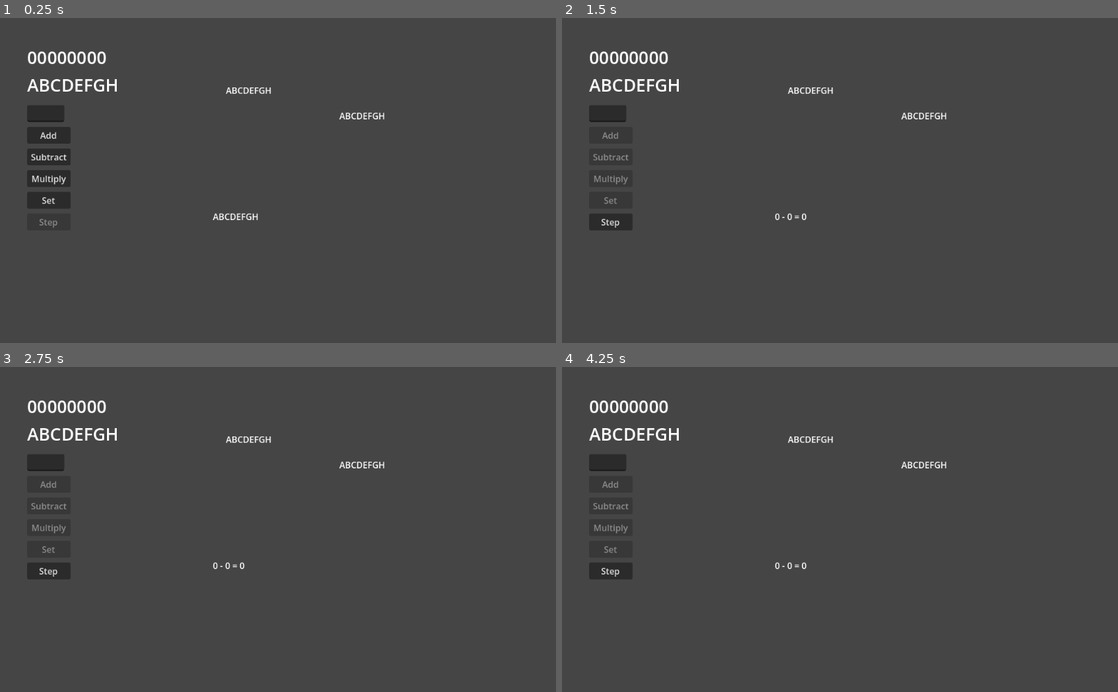
Above: before the commit, frames 1-4 (two rows, left to right).
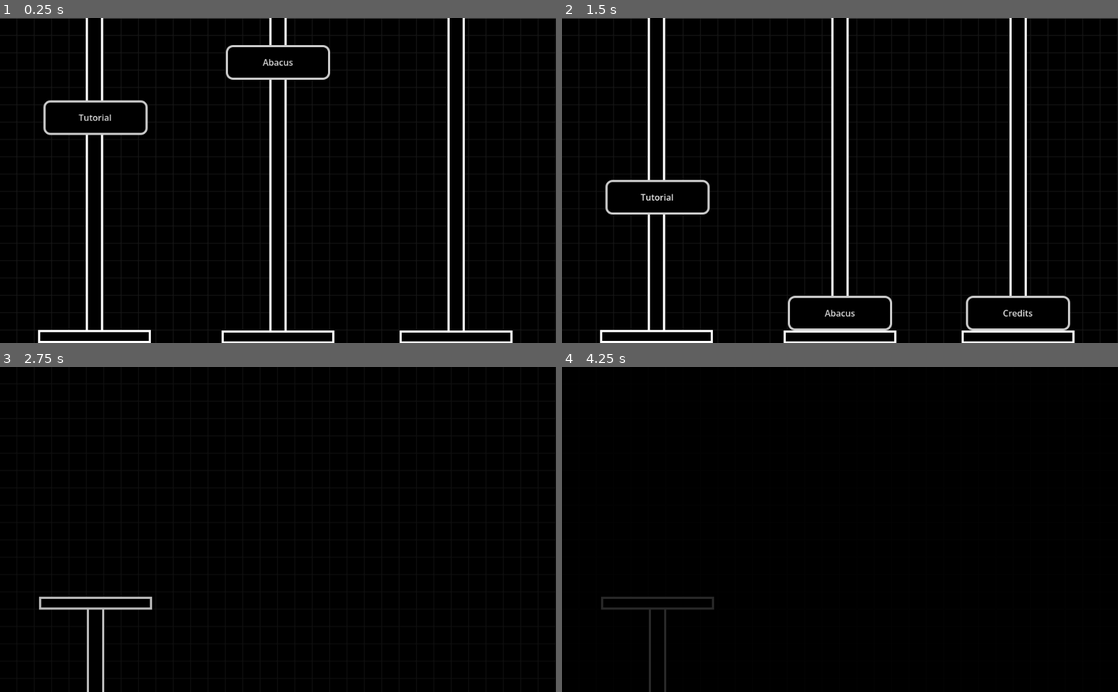
Above: after the commit, the same moments.

Repository: OL866/auto-abacus
Game: Godot game, scene res://Scenes/titleScreen.tscn
Two runs of this game, one before a commit and one after it. Both use one fixed random seed, a clock stepped at 60 frames per second and the inputs below. Before the commit the project starts from res://UI.tscn.
Inputs (mouse positions are in pixels of both pictures, inside the frame that each line leads up to):
- Up to frame 1 (0.25 s): no input
- Up to frame 2 (1.5 s): click (612, 135) at 0.5 s, where only the run before the commit has a clickable "Add"; click (656, 313) at 1.25 s, where only the run after the commit has a clickable "Tutorial"
- Up to frame 3 (2.75 s): click (278, 662) at 2 s, where only the run after the commit has a clickable "Abacus"
- Up to frame 4 (4.25 s): click (612, 571) at 2.75 s, where only the run before the commit has a clickable "Step"; click "Add" (after the commit: "Main Menu") at 3.5 s

The runs differ from the first frame. In frame 1, 99% of the frame differs, in the area x 0-100%, y 0-100%; in frame 2, 99%; in frame 3, 100%; in frame 4, 100%.
Error before the commit: Invalid access of index '-1' on a base object of type: 'Array'. (res://controller.gd:129)

Commit message:
screen transitions and menu mockup

Diff:
--- /dev/null
+++ b/Scenes/fade.tscn
@@ -0,0 +1,13 @@
+[gd_scene format=3 uid="uid://ckv6rq8vxx56n"]
+
+[ext_resource type="Script" uid="uid://p0filuegiquj" path="res://Scenes/fader.gd" id="1_rdiqc"]
+
+[node name="CanvasLayer" type="CanvasLayer" unique_id=1528824093]
+script = ExtResource("1_rdiqc")
+
+[node name="ColorRect" type="ColorRect" parent="." unique_id=417734553]
+modulate = Color(1, 1, 1, 0)
+offset_right = 1024.0
+offset_bottom = 600.0
+mouse_filter = 2
+color = Color(0, 0, 0, 1)
--- /dev/null
+++ b/Scenes/fader.gd
@@ -0,0 +1,15 @@
+extends CanvasLayer
+
+@onready var rect = $ColorRect
+
+func fade_out(duration := 0.5):
+	rect.visible = true
+	var tween = create_tween()
+	tween.tween_property(rect, "modulate:a", 1.0, duration)
+	await tween.finished
+
+func fade_in(duration := 0.5):
+	var tween = create_tween()
+	tween.tween_property(rect, "modulate:a", 0.0, duration)
+	await tween.finished
+	rect.visible = false
--- /dev/null
+++ b/Scenes/titleScreen.tscn
@@ -0,0 +1,247 @@
+[gd_scene format=3 uid="uid://d1rlvmd1v84gg"]
+
+[ext_resource type="Shader" uid="uid://r4r1he2nel45" path="res://grid.gdshader" id="1_sf2e2"]
+[ext_resource type="Script" uid="uid://b5scjssul4bd6" path="res://bead.gd" id="2_tic01"]
+
+[sub_resource type="ShaderMaterial" id="ShaderMaterial_tic01"]
+shader = ExtResource("1_sf2e2")
+shader_parameter/size = Vector2(1024, 600)
+shader_parameter/line_width = 0.1
+shader_parameter/offset = Vector2(0, 0)
+shader_parameter/grid_size = 32.0
+
+[sub_resource type="StyleBoxFlat" id="StyleBoxFlat_yqvil"]
+bg_color = Color(0, 0, 0, 1)
+border_width_left = 4
+border_width_top = 4
+border_width_right = 4
+border_width_bottom = 4
+corner_radius_top_left = 12
+corner_radius_top_right = 12
+corner_radius_bottom_right = 12
+corner_radius_bottom_left = 12
+
+[sub_resource type="StyleBoxFlat" id="StyleBoxFlat_tic01"]
+bg_color = Color(1, 1, 1, 1)
+border_width_left = 4
+border_width_top = 4
+border_width_right = 4
+border_width_bottom = 4
+border_color = Color(0, 0, 0, 1)
+corner_radius_top_left = 12
+corner_radius_top_right = 12
+corner_radius_bottom_right = 12
+corner_radius_bottom_left = 12
+
+[sub_resource type="StyleBoxFlat" id="StyleBoxFlat_3b4xv"]
+bg_color = Color(0, 0, 0, 1)
+border_width_left = 8
+border_width_top = 8
+border_width_right = 8
+border_width_bottom = 8
+corner_radius_top_left = 12
+corner_radius_top_right = 12
+corner_radius_bottom_right = 12
+corner_radius_bottom_left = 12
+
+[sub_resource type="StyleBoxEmpty" id="StyleBoxEmpty_tic01"]
+
+[node name="titleScreen" type="Control" unique_id=948254651]
+layout_mode = 3
+anchors_preset = 0
+offset_left = 824.0
+offset_top = -80.0
+offset_right = 864.0
+offset_bottom = -40.0
+
+[node name="Grid2" type="ColorRect" parent="." unique_id=1040838691]
+layout_mode = 0
+offset_left = -824.0
+offset_top = 81.0
+offset_right = 200.0
+offset_bottom = 681.0
+color = Color(0, 0, 0, 1)
+
+[node name="Grid" type="ColorRect" parent="." unique_id=1986592300]
+material = SubResource("ShaderMaterial_tic01")
+layout_mode = 0
+offset_left = -824.0
+offset_top = 81.0
+offset_right = 200.0
+offset_bottom = 681.0
+color = Color(0.083911724, 0.08391165, 0.083911695, 1)
+
+[node name="Tutorial" type="Control" parent="." unique_id=1681050550]
+anchors_preset = 0
+offset_left = -666.0
+offset_right = -626.0
+offset_bottom = 40.0
+
+[node name="Control" type="Control" parent="Tutorial" unique_id=2023427927]
+anchors_preset = 0
+
+[node name="Pole" type="ColorRect" parent="Tutorial/Control" unique_id=934133285]
+layout_mode = 0
+offset_right = 32.0
+offset_bottom = 680.0
+
+[node name="Pole2" type="ColorRect" parent="Tutorial/Control" unique_id=1046441798]
+layout_mode = 0
+offset_left = 4.0
+offset_right = 28.0
+offset_bottom = 680.0
+color = Color(0, 0, 0, 1)
+
+[node name="Button" type="Button" parent="Tutorial" unique_id=508424730]
+layout_mode = 0
+offset_left = -78.0
+offset_top = -48.0
+offset_right = 114.0
+offset_bottom = 16.0
+theme_override_styles/normal = SubResource("StyleBoxFlat_yqvil")
+theme_override_styles/pressed = SubResource("StyleBoxFlat_tic01")
+theme_override_styles/hover = SubResource("StyleBoxFlat_3b4xv")
+theme_override_styles/disabled = SubResource("StyleBoxFlat_yqvil")
+theme_override_styles/focus = SubResource("StyleBoxEmpty_tic01")
+text = "Tutorial"
+script = ExtResource("2_tic01")
+scenePath = "res://Scenes/tutorial.tscn"
+
+[node name="Base" type="Control" parent="Tutorial" unique_id=378506264]
+anchors_preset = 0
+offset_left = -88.0
+offset_top = 656.0
+offset_right = -48.0
+offset_bottom = 696.0
+
+[node name="Base" type="ColorRect" parent="Tutorial/Base" unique_id=800601797]
+layout_mode = 0
+offset_right = 208.0
+offset_bottom = 24.0
+
+[node name="Base2" type="ColorRect" parent="Tutorial/Base" unique_id=511700152]
+layout_mode = 0
+offset_left = 4.0
+offset_top = 4.0
+offset_right = 204.0
+offset_bottom = 20.0
+color = Color(0, 0, 0, 1)
+
+[node name="Abacus" type="Control" parent="." unique_id=583388716]
+anchors_preset = 0
+offset_left = -328.0
+offset_top = 1.0
+offset_right = -288.0
+offset_bottom = 41.0
+
+[node name="Control" type="Control" parent="Abacus" unique_id=1559284996]
+anchors_preset = 0
+
+[node name="Pole" type="ColorRect" parent="Abacus/Control" unique_id=43494766]
+layout_mode = 0
+offset_right = 32.0
+offset_bottom = 680.0
+
+[node name="Pole2" type="ColorRect" parent="Abacus/Control" unique_id=1283856814]
+layout_mode = 0
+offset_left = 4.0
+offset_right = 28.0
+offset_bottom = 680.0
+color = Color(0, 0, 0, 1)
+
+[node name="Button" type="Button" parent="Abacus" unique_id=675706943]
+layout_mode = 0
+offset_left = -80.0
+offset_top = -49.0
+offset_right = 112.0
+offset_bottom = 15.0
+theme_override_styles/normal = SubResource("StyleBoxFlat_yqvil")
+theme_override_styles/pressed = SubResource("StyleBoxFlat_tic01")
+theme_override_styles/hover = SubResource("StyleBoxFlat_3b4xv")
+theme_override_styles/disabled = SubResource("StyleBoxFlat_yqvil")
+theme_override_styles/focus = SubResource("StyleBoxEmpty_tic01")
+text = "Abacus"
+script = ExtResource("2_tic01")
+delay = 0.1
+scenePath = "res://Scenes/UI.tscn"
+
+[node name="Base" type="Control" parent="Abacus" unique_id=1670246605]
+anchors_preset = 0
+offset_left = -88.0
+offset_top = 656.0
+offset_right = -48.0
+offset_bottom = 696.0
+
+[node name="Base" type="ColorRect" parent="Abacus/Base" unique_id=1121962886]
+layout_mode = 0
+offset_right = 208.0
+offset_bottom = 24.0
+
+[node name="Base2" type="ColorRect" parent="Abacus/Base" unique_id=1490607219]
+layout_mode = 0
+offset_left = 4.0
+offset_top = 4.0
+offset_right = 204.0
+offset_bottom = 20.0
+color = Color(0, 0, 0, 1)
+
+[node name="Credits" type="Control" parent="." unique_id=1701948398]
+anchors_preset = 0
+offset_top = 1.0
+offset_right = 40.0
+offset_bottom = 41.0
+
+[node name="Control" type="Control" parent="Credits" unique_id=1807879641]
+anchors_preset = 0
+
+[node name="Pole" type="ColorRect" parent="Credits/Control" unique_id=317285589]
+layout_mode = 0
+offset_right = 32.0
+offset_bottom = 680.0
+
+[node name="Pole2" type="ColorRect" parent="Credits/Control" unique_id=1305684590]
+layout_mode = 0
+offset_left = 4.0
+offset_right = 28.0
+offset_bottom = 680.0
+color = Color(0, 0, 0, 1)
+
+[node name="Button" type="Button" parent="Credits" unique_id=244280095]
+layout_mode = 0
+offset_left = -80.0
+offset_top = -49.0
+offset_right = 112.0
+offset_bottom = 15.0
+theme_override_styles/normal = SubResource("StyleBoxFlat_yqvil")
+theme_override_styles/pressed = SubResource("StyleBoxFlat_tic01")
+theme_override_styles/hover = SubResource("StyleBoxFlat_3b4xv")
+theme_override_styles/disabled = SubResource("StyleBoxFlat_yqvil")
+theme_override_styles/focus = SubResource("StyleBoxEmpty_tic01")
+text = "Credits"
+script = ExtResource("2_tic01")
+delay = 0.2
+scenePath = "res://Scenes/tutorial.tscn"
+
+[node name="Base" type="Control" parent="Credits" unique_id=346111513]
+anchors_preset = 0
+offset_left = -88.0
+offset_top = 656.0
+offset_right = -48.0
+offset_bottom = 696.0
+
+[node name="Base" type="ColorRect" parent="Credits/Base" unique_id=1158190]
+layout_mode = 0
+offset_right = 208.0
+offset_bottom = 24.0
+
+[node name="Base2" type="ColorRect" parent="Credits/Base" unique_id=1777259746]
+layout_mode = 0
+offset_left = 4.0
+offset_top = 4.0
+offset_right = 204.0
+offset_bottom = 20.0
+color = Color(0, 0, 0, 1)
+
+[connection signal="pressed" from="Tutorial/Button" to="Tutorial/Button" method="_on_pressed"]
+[connection signal="pressed" from="Abacus/Button" to="Abacus/Button" method="_on_pressed"]
+[connection signal="pressed" from="Credits/Button" to="Credits/Button" method="_on_pressed"]
--- /dev/null
+++ b/Scenes/tutorial.tscn
@@ -0,0 +1,133 @@
+[gd_scene format=3 uid="uid://cmrtxygfke1ti"]
+
+[ext_resource type="Shader" uid="uid://r4r1he2nel45" path="res://grid.gdshader" id="1_omtrn"]
+[ext_resource type="Script" uid="uid://b5scjssul4bd6" path="res://bead.gd" id="2_i6t4g"]
+
+[sub_resource type="ShaderMaterial" id="ShaderMaterial_p1f1o"]
+shader = ExtResource("1_omtrn")
+shader_parameter/size = Vector2(1024, 600)
+shader_parameter/line_width = 0.1
+shader_parameter/offset = Vector2(0, 0)
+shader_parameter/grid_size = 32.0
+
+[sub_resource type="StyleBoxFlat" id="StyleBoxFlat_omtrn"]
+bg_color = Color(0, 0, 0, 1)
+border_width_left = 4
+border_width_top = 4
+border_width_right = 4
+border_width_bottom = 4
+corner_radius_top_left = 12
+corner_radius_top_right = 12
+corner_radius_bottom_right = 12
+corner_radius_bottom_left = 12
+
+[sub_resource type="StyleBoxFlat" id="StyleBoxFlat_i6t4g"]
+bg_color = Color(1, 1, 1, 1)
+border_width_left = 4
+border_width_top = 4
+border_width_right = 4
+border_width_bottom = 4
+border_color = Color(0, 0, 0, 1)
+corner_radius_top_left = 12
+corner_radius_top_right = 12
+corner_radius_bottom_right = 12
+corner_radius_bottom_left = 12
+
+[sub_resource type="StyleBoxFlat" id="StyleBoxFlat_p8jf4"]
+bg_color = Color(0, 0, 0, 1)
+border_width_left = 8
+border_width_top = 8
+border_width_right = 8
+border_width_bottom = 8
+corner_radius_top_left = 12
+corner_radius_top_right = 12
+corner_radius_bottom_right = 12
+corner_radius_bottom_left = 12
+
+[sub_resource type="StyleBoxEmpty" id="StyleBoxEmpty_p1f1o"]
+
+[node name="Tutorial" type="Control" unique_id=1397375333]
+layout_mode = 3
+anchors_preset = 15
+anchor_right = 1.0
+anchor_bottom = 1.0
+grow_horizontal = 2
+grow_vertical = 2
+
+[node name="Grid2" type="ColorRect" parent="." unique_id=1698733554]
+layout_mode = 0
+offset_right = 1024.0
+offset_bottom = 600.0
+color = Color(0, 0, 0, 1)
+metadata/_edit_lock_ = true
+
+[node name="Grid" type="ColorRect" parent="." unique_id=2101925208]
+material = SubResource("ShaderMaterial_p1f1o")
+layout_mode = 0
+offset_right = 1024.0
+offset_bottom = 600.0
+color = Color(0.083911724, 0.08391165, 0.083911695, 1)
+metadata/_edit_lock_ = true
+
+[node name="back" type="Control" parent="." unique_id=394139981]
+anchors_preset = 0
+offset_left = 160.0
+offset_top = 536.0
+offset_right = 200.0
+offset_bottom = 576.0
+
+[node name="Control" type="Control" parent="back" unique_id=98883328]
+anchors_preset = 0
+offset_top = -88.0
+offset_bottom = -88.0
+
+[node name="Pole" type="ColorRect" parent="back/Control" unique_id=1785222917]
+layout_mode = 0
+offset_right = 32.0
+offset_bottom = 680.0
+
+[node name="Pole2" type="ColorRect" parent="back/Control" unique_id=905525104]
+layout_mode = 0
+offset_left = 4.0
+offset_right = 28.0
+offset_bottom = 680.0
+color = Color(0, 0, 0, 1)
+
+[node name="Button" type="Button" parent="back" unique_id=1651258269]
+layout_mode = 0
+offset_left = -80.0
+offset_top = 296.0
+offset_right = 112.0
+offset_bottom = 360.0
+theme_override_styles/normal = SubResource("StyleBoxFlat_omtrn")
+theme_override_styles/pressed = SubResource("StyleBoxFlat_i6t4g")
+theme_override_styles/hover = SubResource("StyleBoxFlat_p8jf4")
+theme_override_styles/disabled = SubResource("StyleBoxFlat_omtrn")
+theme_override_styles/focus = SubResource("StyleBoxEmpty_p1f1o")
+text = "Main Menu"
+script = ExtResource("2_i6t4g")
+targetY = 64
+down = false
+scenePath = "res://Scenes/titleScreen.tscn"
+
+[node name="Base" type="Control" parent="back" unique_id=1689217638]
+anchors_preset = 0
+offset_left = -88.0
+offset_top = -112.0
+offset_right = -48.0
+offset_bottom = -72.0
+
+[node name="Base" type="ColorRect" parent="back/Base" unique_id=707528070]
+layout_mode = 0
+offset_right = 208.0
+offset_bottom = 24.0
+
+[node name="Base2" type="ColorRect" parent="back/Base" unique_id=993450827]
+layout_mode = 0
+offset_left = 4.0
+offset_top = 4.0
+offset_right = 204.0
+offset_bottom = 20.0
+color = Color(0, 0, 0, 1)
+
+[connection signal="pressed" from="back/Button" to="back/Button" method="_on_pressed"]
--- /dev/null
+++ b/bead.gd
@@ -0,0 +1,32 @@
+extends Button
+@export var targetY = 80
+@export var down = true
+@export var delay:float
+@export_file_path("*.tscn") var scenePath
+@onready var targetScene = load(scenePath)
+@onready var destination = Vector2(position.x,get_parent().find_child("Base").position.y - (size.y if down else get_parent().find_child("Base").find_child("Base").size.y*-1))
+@onready var initPos = position
+var going = false
+func _ready() -> void:
+	await get_tree().create_timer(delay).timeout
+	var tween = create_tween()
+	tween.tween_property(self, "position", destination, 1)\
+		.set_trans(Tween.TRANS_QUAD)\
+		.set_ease(Tween.EASE_OUT)
+func _on_pressed() -> void:
+	var tween = create_tween()
+	tween.tween_property(self, "position", initPos , 1)\
+		.set_trans(Tween.TRANS_QUAD)\
+		.set_ease(Tween.EASE_OUT)
+	var new_stylebox_hover = get_theme_stylebox("normal").duplicate()
+	add_theme_stylebox_override("hover", new_stylebox_hover)
+	going = true
+func _process(_delta: float) -> void:
+	if position.y <= targetY and going and down:
+		fader_load(scenePath)
+	elif position.y >= targetY and going and not down:
+		fader_load(scenePath)
+func fader_load(s):
+	await Fade.fade_out()
+	get_tree().change_scene_to_file(s)
+	await Fade.fade_in()
--- /dev/null
+++ b/grid.gdshader
@@ -0,0 +1,15 @@
+shader_type canvas_item;
+render_mode blend_mix;
+
+uniform vec2 size = vec2(1024.0, 600.0);
+uniform float line_width : hint_range(0, 1) = 0.1;
+uniform vec2 offset = vec2(0.0, 0.0);
+uniform float grid_size = 32.0;
+
+void fragment() {
+	vec2 uv = (offset / size) + UV;
+	vec2 r = mod(size * uv, vec2(grid_size));
+	vec2 lines = smoothstep(1.0 - line_width, 1, r / vec2(grid_size));
+	float alpha = dot(lines, vec2(1.0, 1.0));
+	COLOR.a = alpha;
+}
--- /dev/null
+++ b/outline.gdshader
@@ -0,0 +1,70 @@
+shader_type canvas_item;
+
+// Outline color.
+uniform vec4 color: source_color = vec4(1.0);
+// Outline thickness.
+uniform float thickness: hint_range(0.0, 100.0) = 1.0;
+// Used to compensate for alpha values.
+uniform float tolerance: hint_range(0.0, 0.999) = 0.0;
+// If on will draw at diagonals. Off is mainly for pixel art but you do you.
+uniform bool diagonals = true;
+// If diagonals are checked will check for half pixels so it rounds the outline a bit more.
+uniform bool rounded = true;
+
+// Compensate UV for outline.
+void vertex() {
+	VERTEX = vec2(VERTEX.x * (1.0 + TEXTURE_PIXEL_SIZE.x * thickness * 2.0), VERTEX.y * (1.0 + TEXTURE_PIXEL_SIZE.y * thickness * 2.0));
+}
+
+// Checks a fragment for the edge of an uv.
+bool border(vec2 uv) {
+	vec2 uvBorder = abs(uv - vec2(0.5));
+	return max(step(0.5, uvBorder.x), step(0.5, uvBorder.y)) > 0.0;
+}
+
+// Gets alpha of given fragment if not near the edge.
+float get_alpha(sampler2D tex, vec2 uv){
+	float res = 0.0;
+	if (!border(uv)) {
+		res = texture(tex, uv).a;
+	}
+	return res;
+}
+
+// Checks for neighboring pixels.
+float in_range(vec2 size, sampler2D tex, vec2 uv) {
+	float res = 0.0;
+	for (float i = -1.0; i < 2.0; i += 2.0) {
+		res += get_alpha(tex, uv + vec2(i * size.x, 0.0));
+		res += get_alpha(tex, uv + vec2(0.0, i * size.y));
+		if (diagonals) {
+			for (float j = -1.0; j < 2.0; j += 2.0) {
+				res += get_alpha(tex, uv + vec2(i * size.x, j * size.y));
+				if (rounded) {
+					res += get_alpha(tex, uv + vec2(i * size.x, j * size.y * 0.5));
+				}
+			}
+		}
+	}
+	return res;
+}
+
+void fragment() {
+	if (thickness > 0.0) {
+		// Correct image size to for outline in frame.
+		vec2 uv = UV;
+		uv -= vec2(0.5);
+		float edge = TEXTURE_PIXEL_SIZE.x * thickness * 2.0;
+		uv = uv + uv * edge;
+		uv += vec2(0.5);
+
+		// Apply outline.
+		vec4 newColor = texture(TEXTURE, uv);
+		if (newColor.a == 0.0 || border(uv)) {
+			float outline = in_range(TEXTURE_PIXEL_SIZE * thickness, TEXTURE, uv);
+			vec4 finalColor = step(1.0 - tolerance, outline) * color;
+			newColor = finalColor;
+		}
+		COLOR = newColor;
+	}
+}
--- a/project.godot
+++ b/project.godot
@@ -11,16 +11,20 @@
 [application]
 
 config/name="auto-abacus"
-run/main_scene="uid://catdntktl31bc"
+run/main_scene="uid://d1rlvmd1v84gg"
 config/features=PackedStringArray("4.6", "Forward Plus")
 config/icon="res://icon.svg"
+
+[autoload]
+
+Fade="*uid://ckv6rq8vxx56n"
 
 [display]
 
 window/size/viewport_width=1024
 window/size/viewport_height=600
 window/size/mode=4
-window/size/mode.editor=0
+window/size/mode.debug=0
 
 [physics]
 
Renamed: UI.tscn -> Scenes/UI.tscn
Not shown, added: Scenes/fader.gd.uid
Not shown, added: bead.gd.uid
Not shown, added: grid.gdshader.uid
Not shown, added: outline.gdshader.uid
Not shown, added: titleScreen.tscn36677557895.tmp
